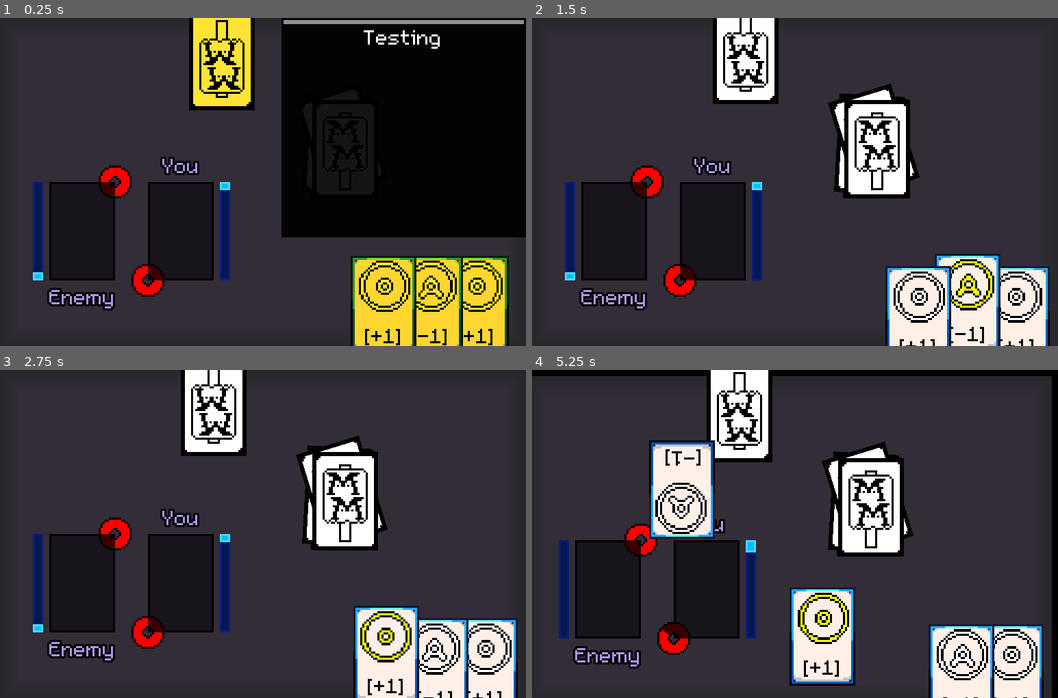
Above: before the commit, frames 1-4 (two rows, left to right).
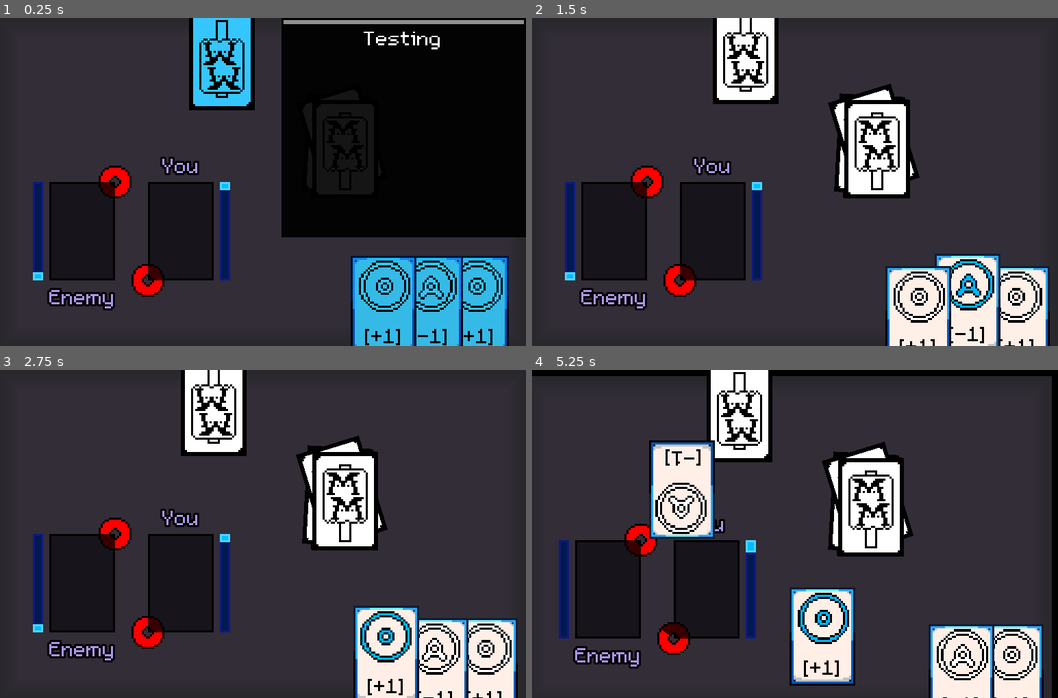
Above: after the commit, the same moments.

Repository: U23RN6M3/Magicae-Manus
Game: Godot game, scene res://Main/Arena.tscn
The game is run twice, just before and just after one commit, with the same random seed, the same clock (stepped at 60 frames per second) and the same inputs. This scene is started directly instead of the project's main scene.
Inputs (mouse positions are in pixels of both pictures, inside the frame that each line leads up to):
- Up to frame 1 (0.25 s): no input
- Up to frame 2 (1.5 s): tap Enter (ui_accept) at 0.5, 0.77 s; move the mouse to (1015, 316) at 0.52 s; click (1015, 316) at 0.67 s; move the mouse to (968, 316) at 1.27 s; click (968, 316) at 1.42 s
- Up to frame 3 (2.75 s): tap Enter (ui_accept) at 1.52 s; move the mouse to (383, 668) at 2.02 s; click (383, 668) at 2.17 s
- Up to frame 4 (5.25 s): move the mouse to (747, 406) at 2.77 s; click (747, 406) at 2.92 s; tap Enter (ui_accept) at 3.02, 3.77, 4.25, 4.52 s; click (747, 406) at 3.67 s; click (747, 406) at 4.42 s; move the mouse to (710, 583) at 5.02 s; click (710, 583) at 5.17 s

The runs differ from the first frame. In frame 1, 9.2% of the frame differs, in the area x 36-97%, y 0-100%; in frame 2, 0.2%; in frame 3, 0.2%; in frame 4, 0.3%.

Commit message:
saved

Diff:
--- a/Card/Card.gd
+++ b/Card/Card.gd
@@ -18,6 +18,7 @@
 var shake_x = -0.5
 
 var effect = "0"
+var card_owner = null
 
 func _ready() -> void:
 	randomize()
@@ -34,7 +35,7 @@
 				i.hide()
 
 		else:
-			color_tween.interpolate_property(self, "modulate", Color("#ffdd00"), Color("#ffffff"), 1.5, Tween.TRANS_BOUNCE, Tween.EASE_OUT)
+			color_tween.interpolate_property(self, "modulate", Color("#00b7ff"), Color("#ffffff"), 1.5, Tween.TRANS_BOUNCE, Tween.EASE_OUT)
 			color_tween.start()
 
 			set_stats()
@@ -46,7 +47,7 @@
 
 func _physics_process(_delta):
 	if Global.recently_clicked_card == self:
-		image.modulate = Color("#f7ff00")
+		image.modulate = Color("#00b7ff")
 	else:
 		image.modulate = Color("ffffff")
 
--- a/Dialogue/DialogSource.gd
+++ b/Dialogue/DialogSource.gd
@@ -1,7 +1,7 @@
 extends Node
 
 onready var test = [
-	{"Text":"Testing", "Pitch":1},
+	{"Text":"[shake rate=15 level=5]Testing[/shake]", "Pitch":1},
 ]
 
 onready var tutorial1 = [
--- a/Main/Arena.gd
+++ b/Main/Arena.gd
@@ -184,10 +184,17 @@
 			$Charge.play()
 			if enemy_health.value > 0:
 				if not enemy_recently_played_card.effect == "#":
-					screen_shake.start()
-					$Damaged.play(0.06)
-					$Loose.play()
-					enemy_health.value += int(card.effect.right(0))
+					if not enemy_recently_played_card.effect.begins_with("-"):
+						screen_shake.start()
+						$Damaged.play(0.06)
+						$Loose.play()
+						enemy_health.value += int(card.effect.right(0))
+					elif enemy_recently_played_card.effect.begins_with("-"):
+						if int(enemy_recently_played_card.effect) > int(card.effect):
+							screen_shake.start()
+							$Damaged.play(0.06)
+							$Loose.play()
+							enemy_health.value += int(enemy_recently_played_card.effect) - int(card.effect.right(0))
 
 
 		for i in range(len(PlayerDeckSlots)):
@@ -224,10 +231,17 @@
 			$Charge.play()
 			if player_health.value > 0:
 				if not player_recently_played_card.effect == "#":
-					screen_shake.start()
-					$Damaged.play(0.06)
-					$Loose.play()
-					player_health.value += int(card.effect.right(0))
+					if not player_recently_played_card.effect.begins_with("-"):
+						screen_shake.start()
+						$Damaged.play(0.06)
+						$Loose.play()
+						player_health.value += int(card.effect.right(0))
+					elif player_recently_played_card.effect.begins_with("-"):
+						if int(player_recently_played_card.effect) > int(card.effect):
+							screen_shake.start()
+							$Damaged.play(0.06)
+							$Loose.play()
+							player_health.value += int(player_recently_played_card.effect) - int(card.effect.right(0))
 
 		for i in range(len(EnemyDeckSlots)):
 			if EnemyDeckSlots[i] == card:
@@ -257,6 +271,8 @@
 		var new_card = Card.instance()
 		var open_slot_num = get_open_slot(player_deck, "Place")
 		var open_slot = get_open_slot(player_deck, "Vec2")
+
+		new_card.card_owner = "player"
 		#adds the new card to the player's deck
 		player_deck.add_child(new_card)
 		#sets the card's global position to the shuffled deck's global position
@@ -278,6 +294,8 @@
 		var new_card = Card.instance()
 		var open_slot_num = get_open_slot(enemy_deck, "Place")
 		var open_slot = get_open_slot(enemy_deck, "Vec2")
+
+		new_card.card_owner = "enemy"
 		#adds the new card to the enemys's deck
 		enemy_deck.add_child(new_card)
 		#sets the card's global position to the shuffled deck's global position
@@ -303,7 +321,11 @@
 	if charges >= 2:
 		array.append(pick_from_array(["+2", "-2"]))
 	if charges >= 3:
-		array.append(pick_from_array(["-2", "+2", "+1", "#"]))
+		array.append(pick_from_array(["-3", "+1", "#"]))
+	if charges >= 4:
+		array.append(pick_from_array(["-4", "+3", "-2"]))
+	if charges >= 5:
+		array.append(pick_from_array(["-5", "+4", "+2", "-3"]))
 
 	return array
 
